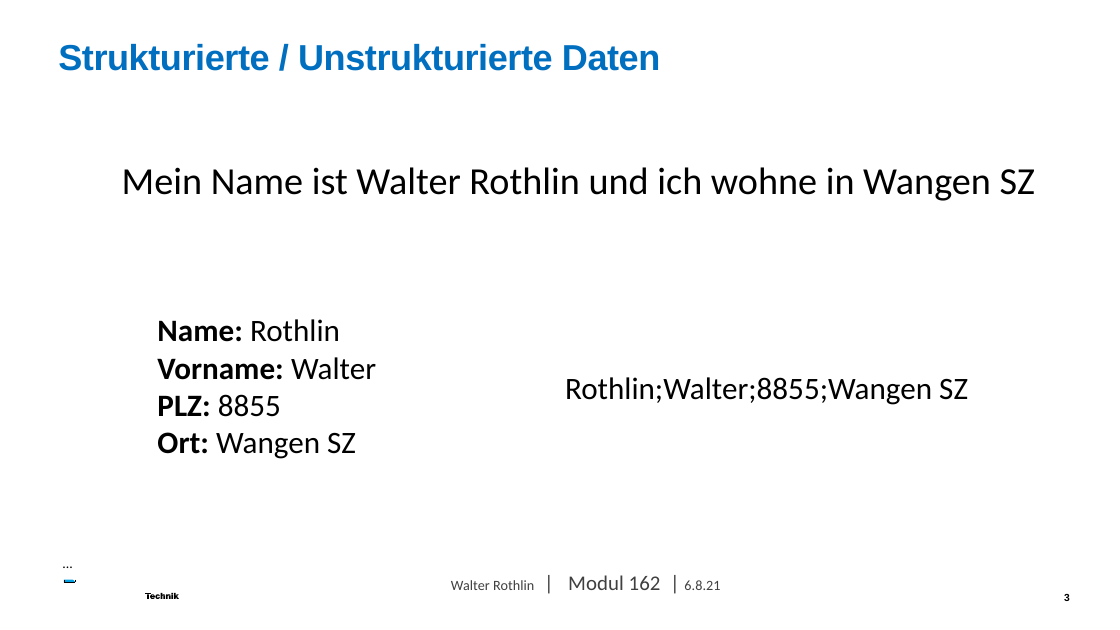
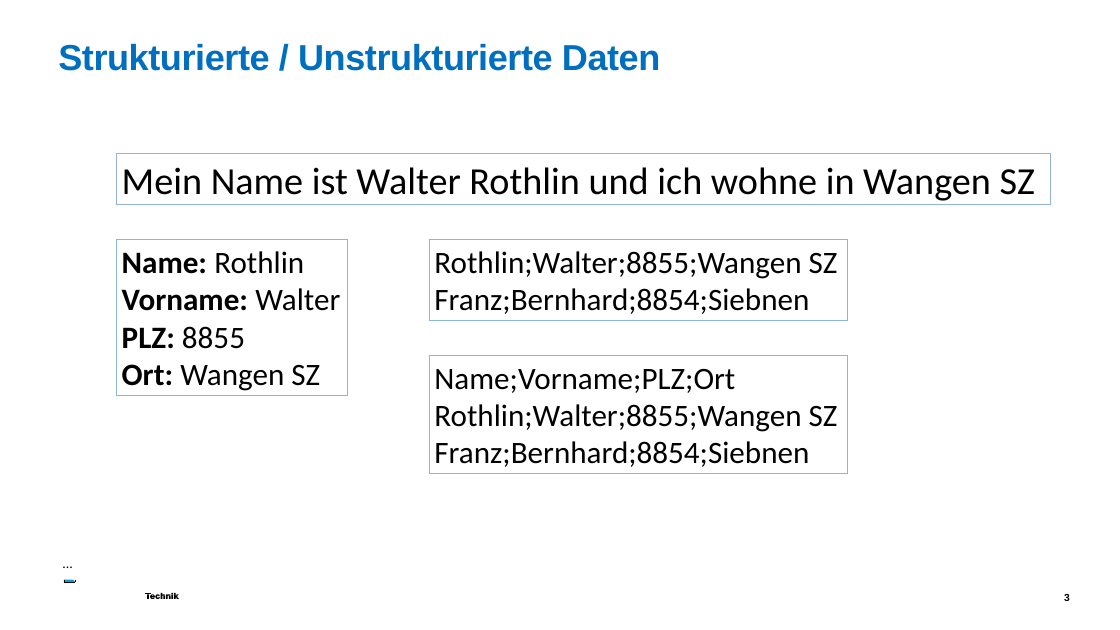
Before and after one commit to walter-rothlin/Source-Code, a slide deck: slide 3 of SchulungsUnterlagen/BZU/162_Einführung_Grundlagen_01.pptx. Drawn at 1120x630 pixels with LibreOffice and Linux fonts; fonts in the diff are those of the drawing; background and template pictures are left out. Boxes give left, top, right and bottom in pixels: in the first picture for what was removed or moved away, otherwise in the second. Text is boxed around its words. In the diff, an @@ line names an element or a change of style, - is before the commit and + after.

```diff
--- a/SchulungsUnterlagen/BZU/162_Einführung_Grundlagen_01.pptx
+++ b/SchulungsUnterlagen/BZU/162_Einführung_Grundlagen_01.pptx
@@ rectangle "Mein Name ist Walter Rothlin ...": place and size @@
-rectangle "Mein Name ist Walter Rothlin ..." at [122,167,1035,201]
+rectangle "Mein Name ist Walter Rothlin ..." at [117,153,1050,205]
@@ rectangle "Mein Name ist Walter Rothlin ..." at [117,153,1050,205]: outline none to #95B3D7 0.75 pt @@
@@ rectangle "Name: Rothlin": place and size @@
-rectangle "Name: Rothlin" at [157,319,376,459]
+rectangle "Name: Rothlin" at [117,240,347,396]
@@ rectangle "Name: Rothlin" at [117,240,347,396]: outline none to #8EB4E3 0.75 pt @@
@@ rectangle "Rothlin;Walter;8855;Wangen SZ" at [429,240,847,320]: outline none to #8EB4E3 0.75 pt @@
@@ rectangle "Rothlin;Walter;8855;Wangen SZ": place and size @@
-rectangle "Rothlin;Walter;8855;Wangen SZ" at [565,377,968,405]
+rectangle "Rothlin;Walter;8855;Wangen SZ" at [429,240,847,320]
@@ text in rectangle at [434,288,809,314]: paragraph added @@
+Franz;Bernhard;8854;Siebnen
@@ rectangle added at [429,356,847,474], outline #8EB4E3 0.75 pt, 44 pt, text #000000 @@
+Name;Vorname;PLZ;Ort
+Rothlin;Walter;8855;Wangen SZ
+Franz;Bernhard;8854;Siebnen
@@ text removed at [451,575,720,590] @@
-Walter Rothlin | Modul 162 | 6.8.21
```
Also in this commit, not shown: 6 other slides changed, 3 other files.
